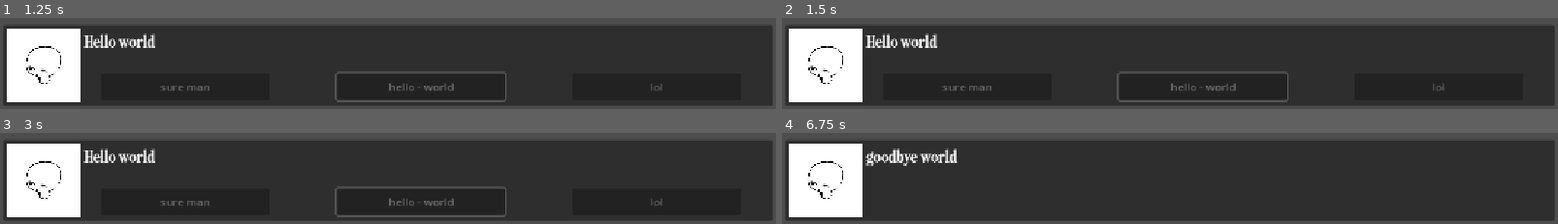
Above: before the commit, frames 1-4 (two rows, left to right).
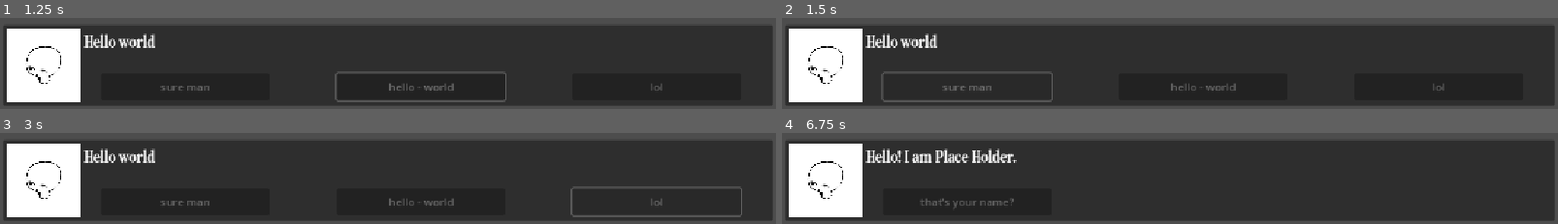
Above: after the commit, the same moments.

Repository: rffhtan/dialogue-charactercustomizer
Game: Godot game, scene res://dialogue.tscn
Two runs of this game, one before a commit and one after it. Both use one fixed random seed, a clock stepped at 60 frames per second and the inputs below.
Inputs (mouse positions are in pixels of both pictures, inside the frame that each line leads up to):
- Up to frame 1 (1.25 s): tap Enter (ui_accept) at 0.5 s; move the mouse to (outside the picture) at 0.52 s; hold Right from 0.53 s (still down); hold Enter (ui_accept) from 0.53 s (still down); click (outside the picture) at 0.67 s
- Up to frame 2 (1.5 s): release Right at 1.25 s; release Enter (ui_accept) at 1.25 s; click "sure man" at 1.25 s
- Up to frame 3 (3 s): click "hello - world" at 2 s; click "lol" at 2.75 s
- Up to frame 4 (6.75 s): tap Enter (ui_accept) at 3.5, 3.77, 3.8, 4.07, 4.25, 5.27, 5.3, 5.57, 5.75, 6.02, 6.05, 6.32, 6.5 s; move the mouse to (1208, 164) at 3.52 s; hold Down 3.53-4.28 s; tap Alt at 3.6 s; click (1208, 164) at 3.67 s; move the mouse to (outside the picture) at 4.27 s; hold Right 4.28-5.03 s; hold Enter (ui_accept) 4.28-5.03 s; tap Shift at 4.35 s; click (outside the picture) at 4.42 s; move the mouse to (outside the picture) at 5.02 s; hold Up 5.03-5.78 s; tap 1 at 5.1 s; click (outside the picture) at 5.17 s; move the mouse to (outside the picture) at 5.77 s; hold 2 5.78-6.53 s; hold Left from 5.78 s (still down); click (outside the picture) at 5.92 s; move the mouse to (outside the picture) at 6.52 s; tap 3 at 6.6 s; click (outside the picture) at 6.67 s

Frame 1 is identical in both runs. In frame 2, 2.1% of the frame differs, in the area x 12-66%, y 58-93%; in frame 3, 2.1%; in frame 4, 2.2%, in the area x 10-31%, y 17-83%.

Commit message:
fixed mouse being stopped by other nodes
fixed buttons and now everything works!!!

Diff:
--- a/basic-dialogue-engine-+-character-customization/dialogue.tscn
+++ b/basic-dialogue-engine-+-character-customization/dialogue.tscn
@@ -22,6 +22,7 @@
 anchor_bottom = 0.5
 grow_horizontal = 2
 grow_vertical = 2
+mouse_filter = 2
 script = ExtResource("1_oi3j2")
 
 [node name="dialoguebox" type="CanvasLayer" parent="."]
@@ -38,6 +39,7 @@
 offset_bottom = -5.0
 grow_horizontal = 2
 grow_vertical = 0
+mouse_filter = 2
 script = ExtResource("2_q2h7b")
 
 [node name="diatext" type="RichTextLabel" parent="dialoguebox"]
@@ -46,6 +48,7 @@
 offset_right = 1267.0
 offset_bottom = 594.11115
 scale = Vector2(0.9, 0.9)
+mouse_filter = 2
 theme_override_fonts/normal_font = ExtResource("2_758ep")
 theme_override_font_sizes/normal_font_size = 30
 scroll_active = false
@@ -62,6 +65,7 @@
 offset_bottom = -10.0
 grow_vertical = 0
 size_flags_horizontal = 4
+mouse_filter = 2
 texture = ExtResource("6_iqg0b")
 expand_mode = 1
 script = ExtResource("4_hoxo3")
@@ -70,6 +74,7 @@
 anchors_preset = 0
 offset_right = 40.0
 offset_bottom = 40.0
+mouse_filter = 2
 script = ExtResource("9_cd3gt")
 
 [node name="options" type="Control" parent="."]
@@ -86,6 +91,7 @@
 offset_top = 595.0
 offset_right = 400.0
 offset_bottom = 635.0
+keep_pressed_outside = true
 script = ExtResource("10_x4m5d")
 
 [node name="option2" type="Button" parent="options"]
@@ -105,3 +111,5 @@
 offset_bottom = 635.0
 text = "3"
 script = ExtResource("12_1lttb")
+
+[connection signal="pressed" from="options/option" to="options/option" method="_button_pressed"]
--- a/basic-dialogue-engine-+-character-customization/dialogue_engine.gd
+++ b/basic-dialogue-engine-+-character-customization/dialogue_engine.gd
@@ -7,19 +7,27 @@
 signal line_displayed
 signal choices_presented
 signal dialogue_ended
+var dialogueongoing = false
+var previousdiaid = 255
 
 # Called when the node enters the scene tree for the first time.
 func _ready() -> void:
 	pass # Replace with function body.
 
 func dialogue() -> void:
+	if not previousdiaid == dialogueid.dialogueid:
+		previousdiaid = dialogueid.dialogueid
+	dialogueongoing = true
 	dialogue_started.emit()
 	choices_presented.emit()
+
+
+
 
 # Called every frame. 'delta' is the elapsed time since the previous frame.
 func _process(delta: float) -> void:
 	pass
-	if Input.is_action_pressed("ui_accept"):
+	if (Input.is_action_pressed("ui_accept") or dialogueongoing == true) and not previousdiaid == dialogueid.dialogueid :
 		dialogue()
 	if Input.is_key_pressed(KEY_1) :
 		dialogueid.dialogueid = 1
@@ -27,3 +35,15 @@
 		dialogueid.dialogueid = 2
 	if Input.is_key_pressed(KEY_3) :
 		dialogueid.dialogueid = 3
+
+
+func _on_start_button_pressed() -> void:
+	pass # Replace with function body.
+
+
+func _on_option_pressed() -> void:
+	pass # Replace with function body.
+
+
+func _button_pressed() -> void:
+	pass # Replace with function body.
--- a/basic-dialogue-engine-+-character-customization/option.gd
+++ b/basic-dialogue-engine-+-character-customization/option.gd
@@ -5,10 +5,13 @@
 # Called when the node enters the scene tree for the first time.
 func _ready() -> void:
 	engine.choices_presented.connect(_options)
+	var button = Button.new()
+	button.pressed.connect(_button_pressed)
+
+func _button_pressed():
+		print("b")
 
 func _options():
-	var button = Button.new()
-
 	if  manager.o.has(dialogueid.dialogueid) :
 		show()
 		set_text(((manager.o[dialogueid.dialogueid])[0]))
